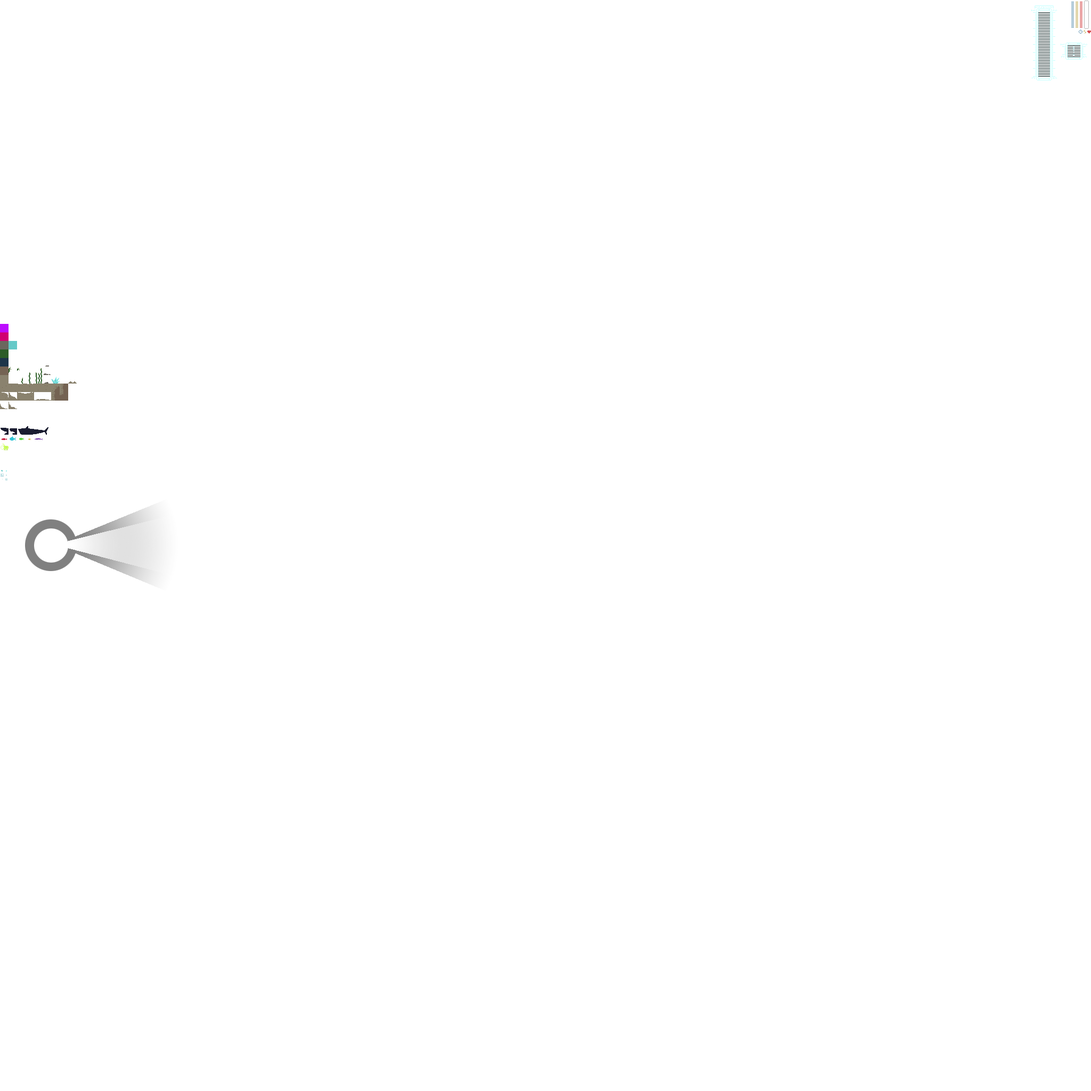
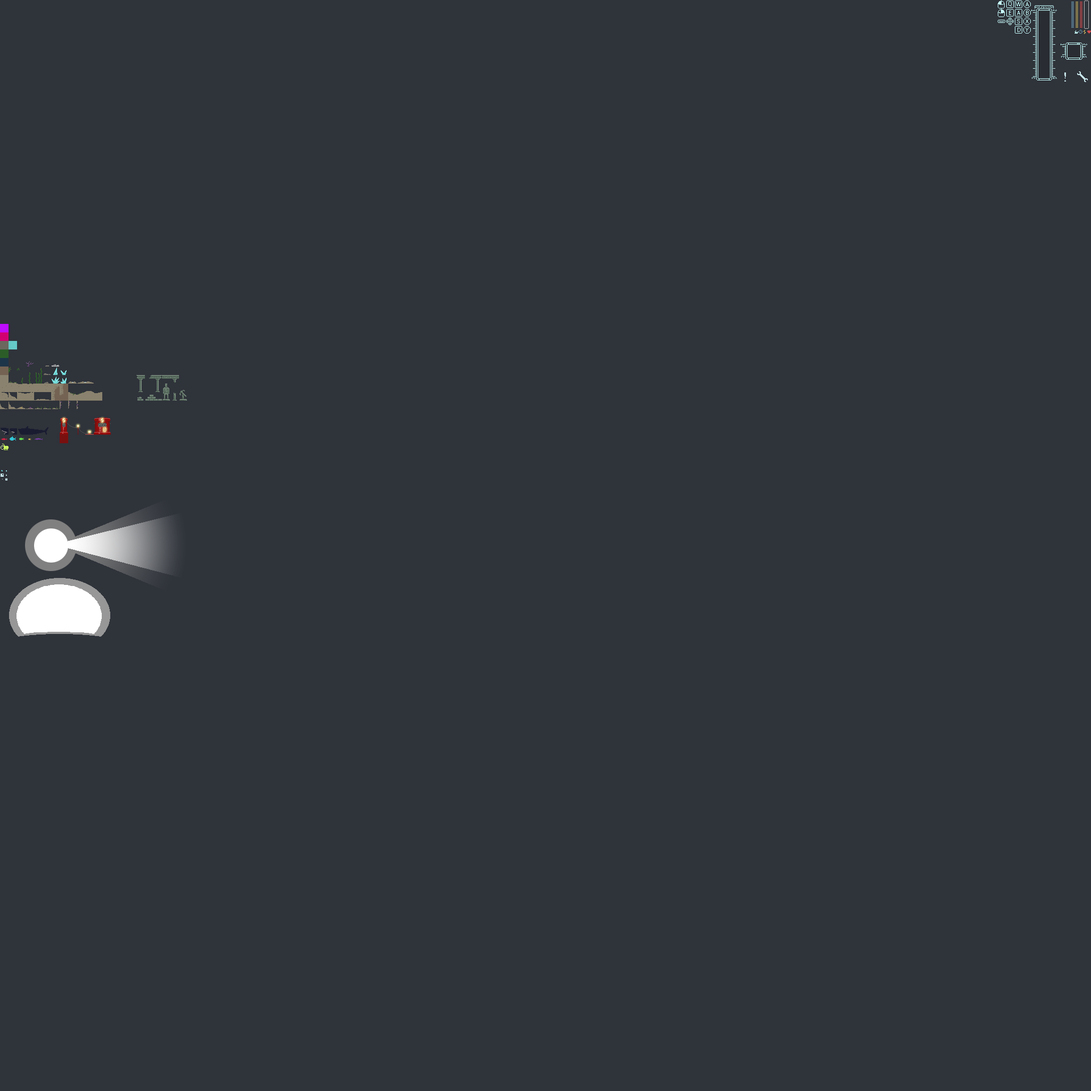
Before/after of a 1091 × 1091 layered artwork. What changed in the layer stack:
moved "UI" (1st of 4, in "Tiles") above "power plant" over [51, 0, 1091, 384]
added layer "Layer 4" in group "UI" over [1074, 30, 1079, 34]
painted on "UI" (2nd of 4, in "Tiles" › "UI") over [998, 0, 1089, 83]
removed group "Notification Box" (2 layers) from group "UI" over [1061, 42, 1088, 60]
removed layer "Exclamation copy" (1st of 2, in "Tiles" › "UI" › "Notification Box") from group "Notification Box" over [1072, 45, 1076, 56]
removed layer "Layer 2" (1st of 2, in "Tiles" › "UI" › "Notification Box") from group "Notification Box" over [1061, 42, 1088, 60]
removed layer "general tiles" from group "Tiles" over [0, 341, 77, 481]
added layer "UI Background" (25%) in group "UI" over [1038, 11, 1081, 78]
added group "power plant" (1st of 2, in "Tiles") with 5 layers in group "Tiles" over [9, 417, 111, 637]
added layer "Powerplant lights" in group "power plant" over [9, 578, 111, 637]
added layer "lights" in group "power plant" over [62, 418, 107, 433]
added layer "power plant" (2nd of 2, in "Tiles" › "power plant") in group "power plant" over [59, 417, 111, 444]
added layer "window sheen" (35%) in group "power plant" over [62, 423, 107, 426]
added layer "windows" (15%) in group "power plant" over [61, 422, 108, 429]
painted on "level design tiles" over [0, 341, 188, 481]
showed "Layer 1", painted on it over [0, 0, 1091, 1091]
